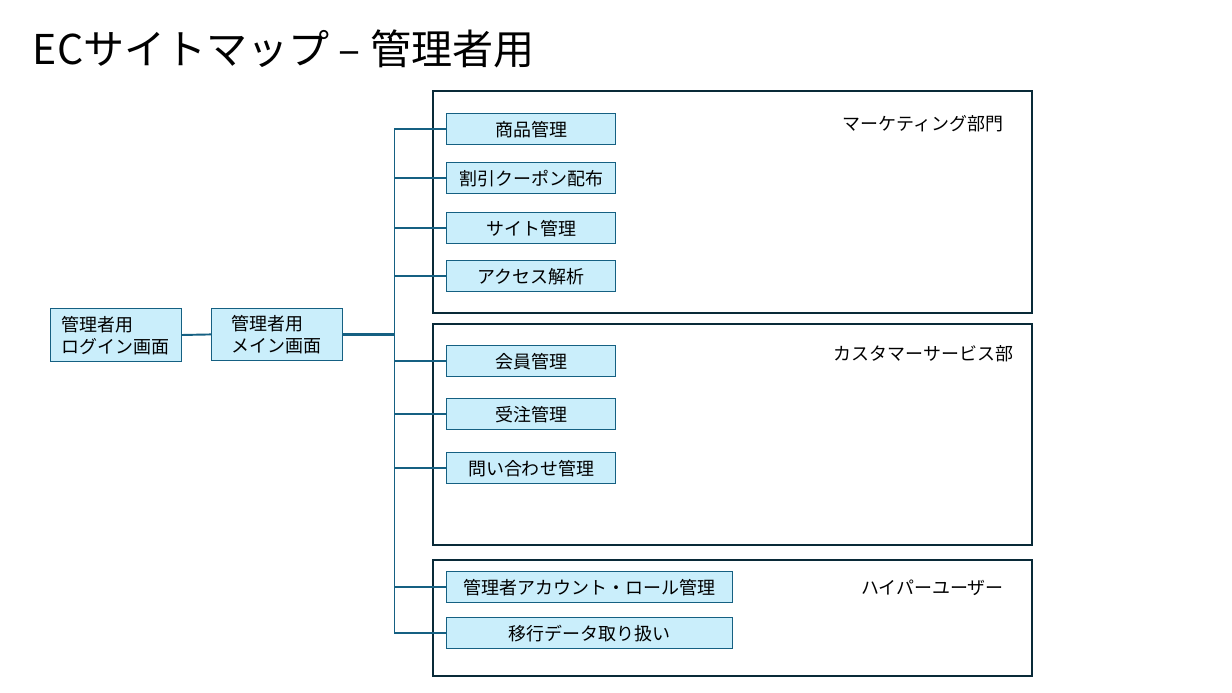
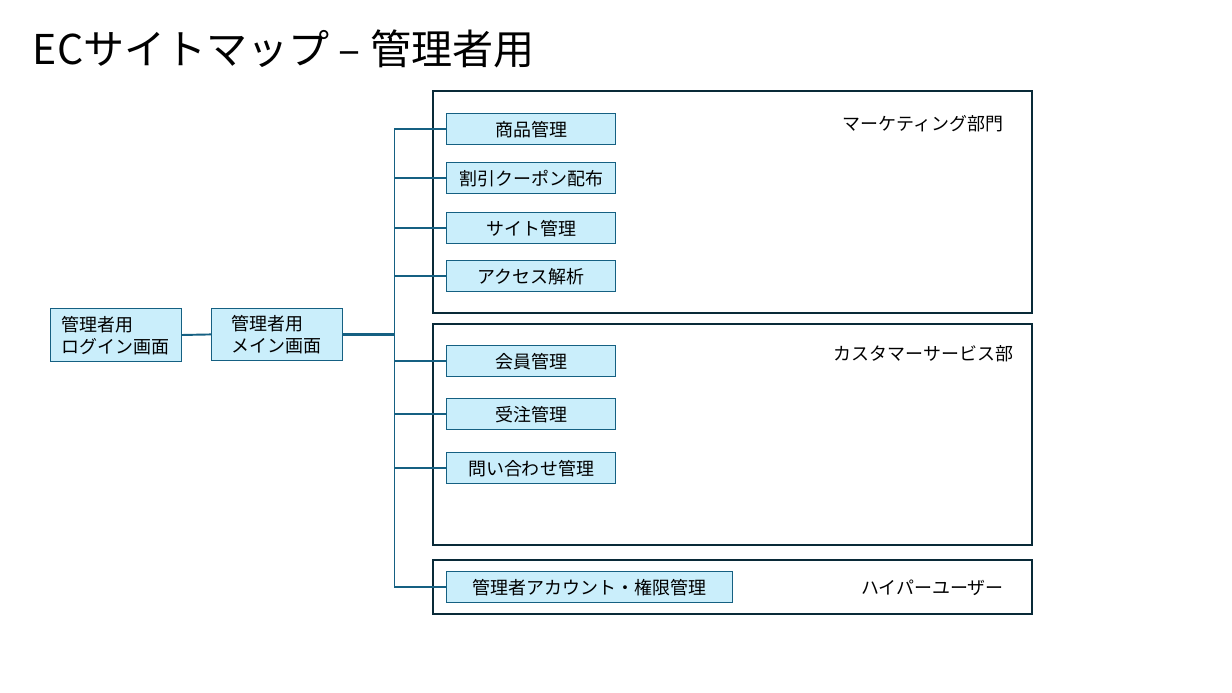
Before and after one commit to NaoyaIshizumi-Pasona/pm-cause-ec, a slide deck: slide 3 of 提案書/別紙3_ECサイトマップ.pptx. Drawn at 1232x693 pixels with LibreOffice and Linux fonts; fonts in the diff are those of the drawing. Boxes give left, top, right and bottom in pixels: in the first picture for what was removed or moved away, otherwise in the second. Text is boxed around its words. In the diff, an @@ line names an element or a change of style, - is before the commit and + after.

```diff
--- a/提案書/別紙3_ECサイトマップ.pptx
+++ b/提案書/別紙3_ECサイトマップ.pptx
@@ elbow line removed from (342, 335) to (447, 633) @@
@@ rectangle: place and size @@
-rectangle at box(433, 560, 1032, 676)
+rectangle at box(433, 560, 1032, 614)
@@ text in rectangle at box(473, 579, 707, 596): text changed @@
-管理者アカウント・ロール管理
+管理者アカウント・権限管理
@@ rectangle removed at box(447, 617, 733, 649) @@
-移行データ取り扱い
```
Also in this commit, not shown: 1 other slide changed, 1 other file.
